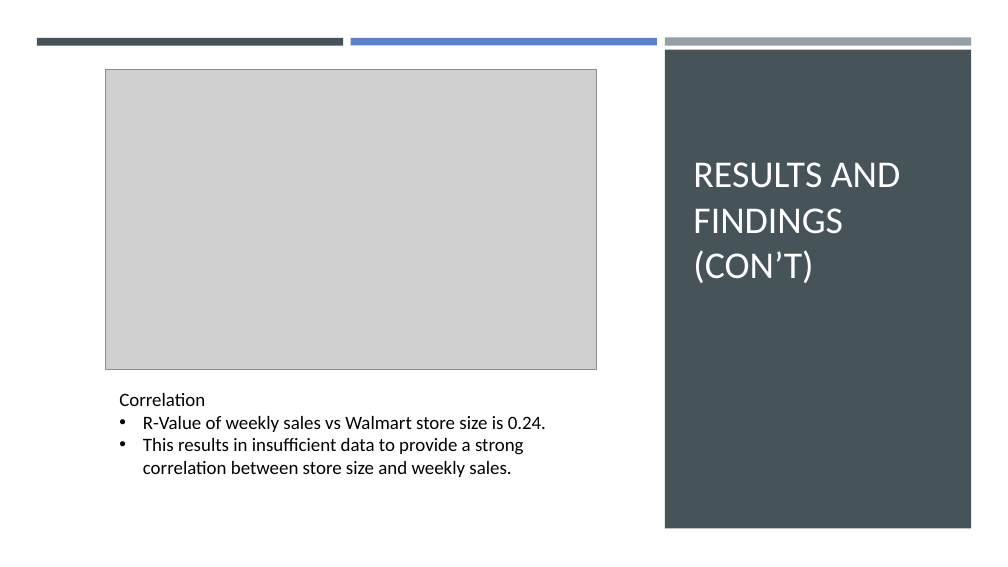
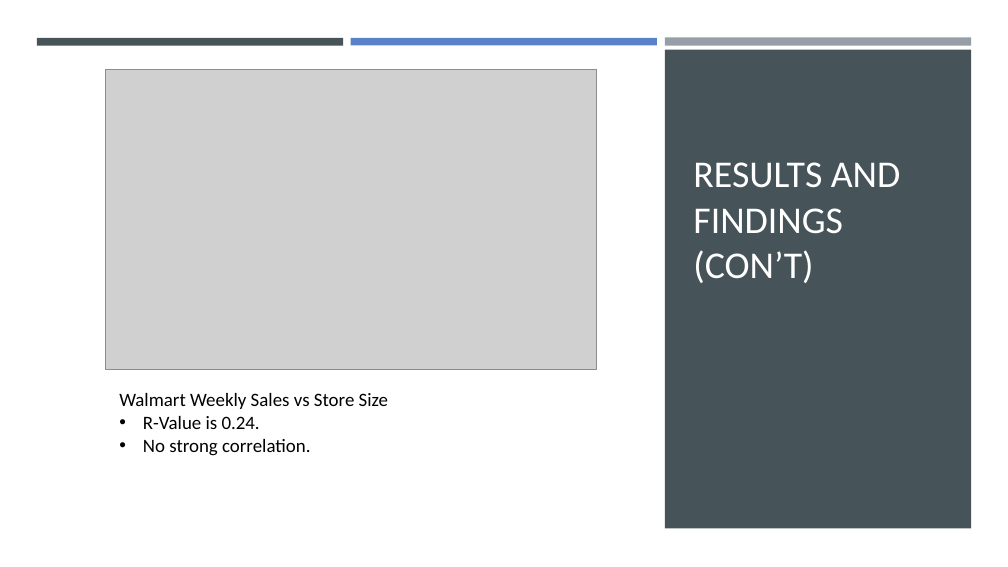
Before and after one commit to tbhaijee/Walmart-Sales-Predications, a slide deck: slide 16 of Project 1 PPT Slides.pptx. Drawn at 1008x567 pixels with LibreOffice and Linux fonts; fonts in the diff are those of the drawing; grey boxes stand for pictures. Boxes give left, top, right and bottom in pixels: in the first picture for what was removed or moved away, otherwise in the second. Text is boxed around its words. In the diff, an @@ line names an element or a change of style, - is before the commit and + after.

```diff
--- a/Project 1 PPT Slides.pptx
+++ b/Project 1 PPT Slides.pptx
@@ text at [119,393,388,456]: text changed @@
-Correlation
-• R-Value of weekly sales vs Walmart store size is 0.24.
-• This results in insufficient data to provide a strong correlation between store size and weekly sales.
+Walmart Weekly Sales vs Store Size
+• R-Value is 0.24.
+• No strong correlation.
```
Also in this commit, not shown: 9 other slides changed.
